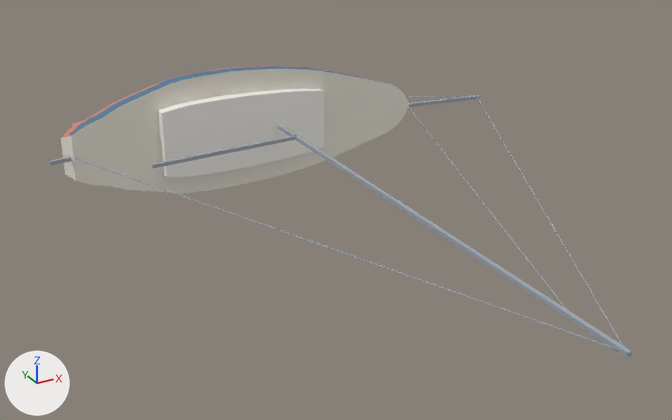
Before and after pictures for a commit that changed the glTF model models/hans-christian-38t.glb.
Before and after are seen from a camera (50 mm lens) standing at (-1.92, -4.68, 1.63) and looking at (-0.01, -1.22, -0.1). Every picture has the same lights, and +X, +Y and +Z are marked at lower left. The older version comes first. Vertices at exactly the same position are counted once.

Objects in the first picture: 'Hans Christian 38T'.
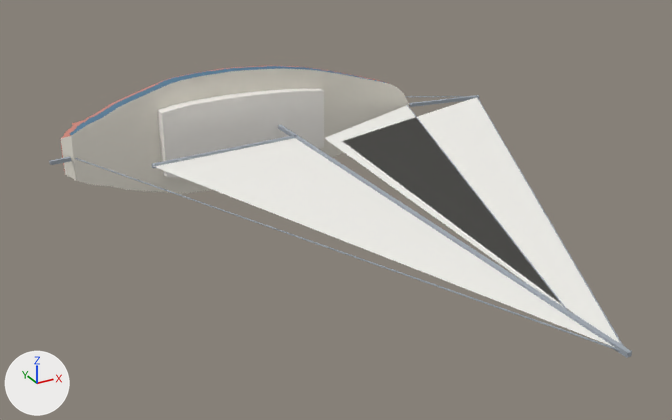
Commit message: fix(models): traced sailboats set their sails

Changed parts and their boxes (x1, y1, x2, y2) in the pictures (672 x 420 px):
part 1 of me_hans_christian_38t, added
    after: (154, 98, 620, 347)

Patch to the scene script:
```diff
--- a/models/hans-christian-38t.glb.py
+++ b/models/hans-christian-38t.glb.py
@@ mat_sails @@
+mat_sails = principled_material('sails')
+mat_sails.base_color = (0.9, 0.89, 0.85)  # white #f3f2ed
+mat_sails.roughness = 0.8
@@ me_hans_christian_38t @@
 # used by ob_hans_christian_38t; location = (0.0, 0.0, 0.0)
 # verts and faces of me_hans_christian_38t; kept vertices keep their numbers, new ones are numbered from 2938
-me_hans_christian_38t.from_pydata(...)  # 2938 vertices, 5754 faces; spans x -1.08..1.45, y -2.88..0.33, z -0.33..0.33
+me_hans_christian_38t.from_pydata(...)  # 2947 vertices, 5757 faces; spans x -1.08..1.45, y -2.88..0.33, z -0.33..0.33
+# me_hans_christian_38t part 1
+verts[2938] = (0.16, -0.46, 0.0)
+verts[2939] = (-0.65, -0.51, 0.0)  # pixel (152, 166)
+verts[2940] = (0.16, -2.88, 0.0)  # pixel (631, 353)
+verts[2941] = (0.15, -2.87, 0.0)
+verts[2942] = (1.44, -0.33, 0.0)  # pixel (477, 97)
+verts[2943] = (0.34, -0.64, 0.0)  # pixel (342, 141)
+verts[2944] = (0.16, -2.59, 0.0)
+verts[2945] = (0.98, -0.27, 0.0)  # pixel (407, 105)
+verts[2946] = (0.28, -0.55, 0.0)  # pixel (324, 138)
+faces += [(2938, 2939, 2940), (2941, 2942, 2943), (2944, 2945, 2946)]  # mat_sails (white #f3f2ed)
 me_hans_christian_38t.materials.append(mat_topsides)
@@ me_hans_christian_38t @@
 me_hans_christian_38t.materials.append(mat_rig)
+me_hans_christian_38t.materials.append(mat_sails)  # white #f3f2ed
```
